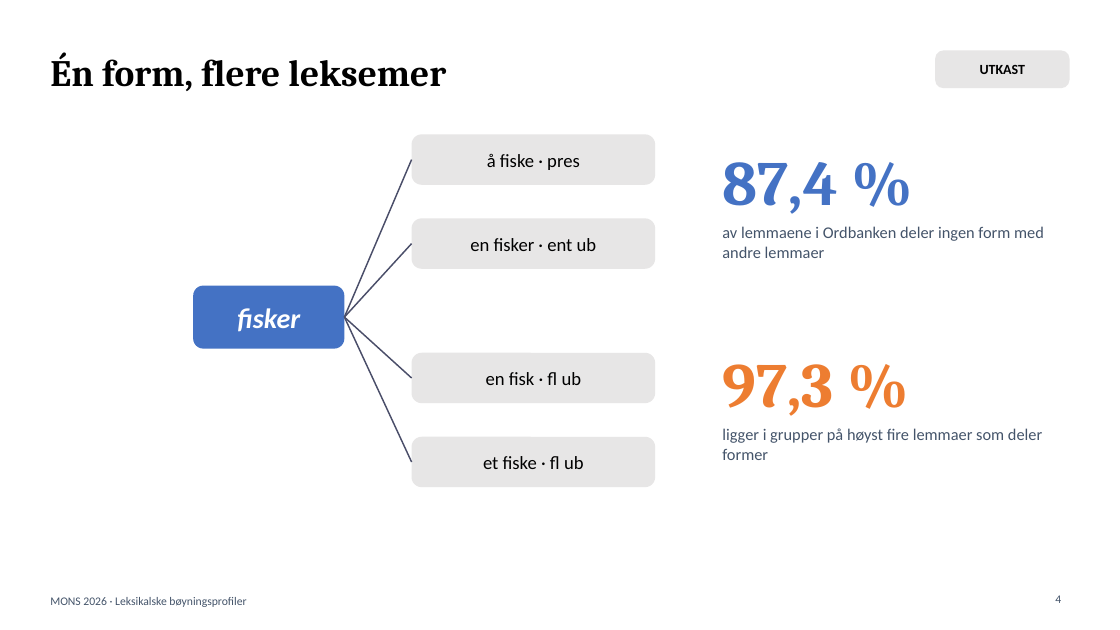
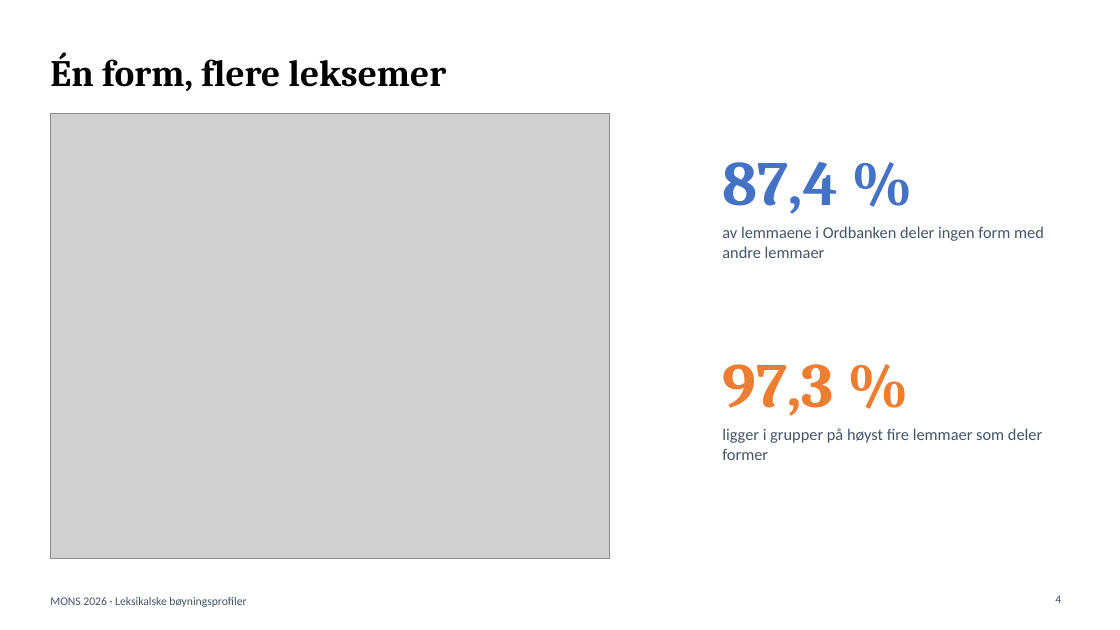
Before and after one commit to Yoonsen/B-yning, a slide deck: slide 4 of tekst/mons_presentasjon.pptx. Drawn at 1120x630 pixels with LibreOffice and Linux fonts; fonts in the diff are those of the drawing; grey boxes stand for pictures. Boxes give left, top, right and bottom in pixels: in the first picture for what was removed or moved away, otherwise in the second. Text is boxed around its words. In the diff, an @@ line names an element or a change of style, - is before the commit and + after.

```diff
--- a/tekst/mons_presentasjon.pptx
+++ b/tekst/mons_presentasjon.pptx
@@ rounded rectangle removed at bbox=[935, 50, 1070, 88] @@
-UTKAST
@@ picture added at bbox=[50, 113, 610, 559] @@
@@ rounded rectangle removed at bbox=[412, 134, 655, 185] @@
-å fiske · pres
@@ line removed from (344, 317) to (412, 160) @@
@@ rounded rectangle removed at bbox=[412, 218, 655, 269] @@
-en fisker · ent ub
@@ line removed from (344, 317) to (412, 244) @@
@@ rounded rectangle removed at bbox=[193, 286, 344, 349] @@
-fisker
@@ line removed from (344, 317) to (412, 378) @@
@@ line removed from (344, 317) to (412, 462) @@
@@ rounded rectangle removed at bbox=[412, 353, 655, 403] @@
-en fisk · fl ub
@@ rounded rectangle removed at bbox=[412, 437, 655, 487] @@
-et fiske · fl ub
```
Also in this commit, not shown: 5 other files.
